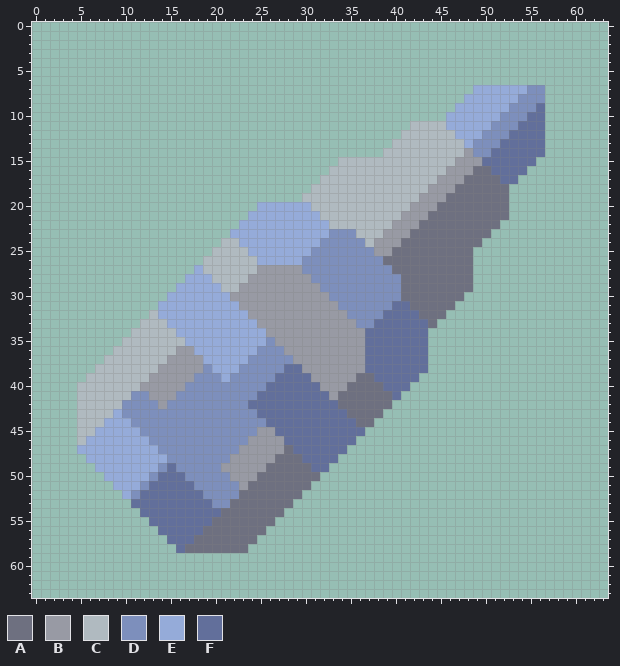
A pixel-art sprite gets an edit: assets/sprites/icons/icon-bullet-heavy-graphite.png. That is the earlier state.
The file is 64x64 pixels.
Palette (. is transparent): A #6e7080  B #989aa4  C #b0bac0  D #7d8fbc  E #95abd9  F #626f9b
Pixels before (only the part around the change), first column x 0:
 0 ................................................................
 1 ................................................................
 2 ................................................................
 3 ................................................................
 4 ................................................................
 5 ................................................................
 6 ................................................................
 7 .................................................EEEEEEDD.......
 8 ................................................EEEEEEDDD.......
 9 ...............................................EEEEEEDDDF.......
10 ..............................................EEEEEEDDDFF.......
11 ..........................................CCCCEEEEEDDDFFF.......
12 .........................................CCCCCCEEEDDDFFFF.......
13 ........................................CCCCCCCCEDDDFFFFF.......
14 .......................................CCCCCCCCCBDDFFFFFF.......
15 ..................................CCCCCCCCCCCCCBBBFFFFFF........
16 .................................CCCCCCCCCCCCCBBBAAFFFF.........
17 ................................CCCCCCCCCCCCCBBBAAAAFF..........
18 ...............................CCCCCCCCCCCCCBBBAAAAAA...........
19 ..............................CCCCCCCCCCCCCBBBAAAAAAA...........
20 .........................EEEEEECCCCCCCCCCCBBBAAAAAAAA...........
21 ........................EEEEEEEECCCCCCCCCBBBAAAAAAAAA...........
22 .......................EEEEEEEEEECCCCCCCBBBAAAAAAAAA............
23 ......................EEEEEEEEEEEDDDCCCBBBAAAAAAAAA.............
24 .....................CCEEEEEEEEEDDDDDCBBBAAAAAAAAA..............
25 ....................CCCCEEEEEEEDDDDDDDBBAAAAAAAAA...............
26 ...................CCCCCCEEEEEDDDDDDDDDAAAAAAAAAA...............
27 ..................ECCCCCCBBBBBDDDDDDDDDDAAAAAAAAA...............
28 .................EEECCCCBBBBBBBDDDDDDDDDDAAAAAAAA...............
29 ................EEEEECCBBBBBBBBBDDDDDDDDDAAAAAAAA...............
30 ...............EEEEEEEBBBBBBBBBBBDDDDDDDDAAAAAAA................
31 ..............EEEEEEEEEBBBBBBBBBBBDDDDDDFFAAAAA.................
32 .............CEEEEEEEEEEBBBBBBBBBBBDDDDFFFFAAA..................
33 ............CCCEEEEEEEEEEBBBBBBBBBBBDDFFFFFFA...................
34 ...........CCCCCEEEEEEEEEEBBBBBBBBBBBFFFFFFF....................
35 ..........CCCCCCCEEEEEEEEEDBBBBBBBBBBFFFFFFF....................
36 .........CCCCCCCBBEEEEEEEDDDBBBBBBBBBFFFFFFF....................
37 ........CCCCCCCBBBBEEEEEDDDDDBBBBBBBBFFFFFFF....................
38 .......CCCCCCCBBBBBDEEEDDDDDFFBBBBBBBFFFFFFF....................
39 ......CCCCCCCBBBBBDDDEDDDDDFFFFBBBBBAAFFFFF.....................
40 .....CCCCCCCBBBBBDDDDDDDDDFFFFFFBBBAAAAFFF......................
41 .....CCCCCCDDBBBDDDDDDDDDFFFFFFFFBAAAAAAF.......................
42 .....CCCCCDDDDBDDDDDDDDDFFFFFFFFFFAAAAAA........................
43 .....CCCCEDDDDDDDDDDDDDDDFFFFFFFFFFAAAA.........................
44 .....CCCEEEDDDDDDDDDDDDDDDFFFFFFFFFFAA..........................
45 .....CCEEEEEDDDDDDDDDDDDDBBFFFFFFFFFF...........................
46 .....CEEEEEEEDDDDDDDDDDDBBBBFFFFFFFF............................
47 .....EEEEEEEEEDDDDDDDDDBBBBBAFFFFFF.............................
48 ......EEEEEEEEEDDDDDDDBBBBBAAAFFFF..............................
49 .......EEEEEEEDFDDDDDBBBBBAAAAAFF...............................
50 ........EEEEEDFFFDDDDDBBBAAAAAAA................................
51 .........EEEDFFFFFDDDDDBAAAAAAA.................................
52 ..........EDFFFFFFFDDDDAAAAAAA..................................
53 ...........FFFFFFFFFDDAAAAAAA...................................
54 ............FFFFFFFFFAAAAAAA....................................
55 .............FFFFFFFAAAAAAA.....................................
56 ..............FFFFFAAAAAAA......................................
57 ...............FFFAAAAAAA.......................................
58 ................FAAAAAAA........................................
59 ................................................................
60 ................................................................
61 ................................................................
62 ................................................................
63 ................................................................
After the commit:
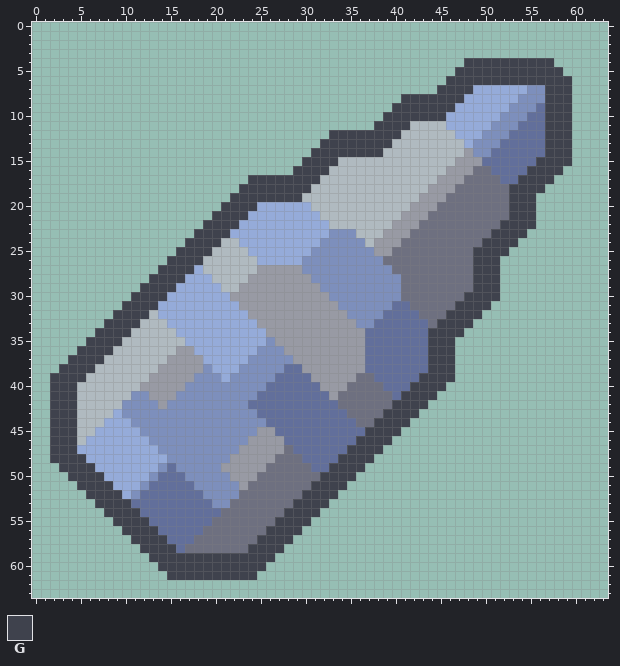
Colours new in this view: G #3f424d
Edits made:
y 4: x 48..57 .......... -> GGGGGGGGGG
y 5: x 47..58 ............ -> GGGGGGGGGGGG
y 6: x 46..59 .............. -> GGGGGGGGGGGGGG
y 7: x 45..48 .... -> GGGG; x 57..59 ... -> GGG
y 8: x 41..47 ....... -> GGGGGGG; x 57..59 ... -> GGG
y 9: x 40..46 ....... -> GGGGGGG; x 57..59 ... -> GGG
y 10: x 39..45 ....... -> GGGGGGG; x 57..59 ... -> GGG
y 11: x 38..41 .... -> GGGG; x 57..59 ... -> GGG
y 12: x 33..40 ........ -> GGGGGGGG; x 57..59 ... -> GGG
y 13: x 32..39 ........ -> GGGGGGGG; x 57..59 ... -> GGG
y 14: x 31..38 ........ -> GGGGGGGG; x 57..59 ... -> GGG
y 15: x 30..33 .... -> GGGG; x 56..59 .... -> GGGG
y 16: x 29..32 .... -> GGGG; x 55..58 .... -> GGGG
y 17: x 24..31 ........ -> GGGGGGGG; x 54..57 .... -> GGGG
y 18: x 23..30 ........ -> GGGGGGGG; x 53..56 .... -> GGGG
y 19: x 22..29 ........ -> GGGGGGGG; x 53..55 ... -> GGG
y 20: x 21..24 .... -> GGGG; x 53..55 ... -> GGG
y 21: x 20..23 .... -> GGGG; x 53..55 ... -> GGG
y 22: x 19..22 .... -> GGGG; x 52..55 .... -> GGGG
y 23: x 18..21 .... -> GGGG; x 51..54 .... -> GGGG
y 24: x 17..20 .... -> GGGG; x 50..53 .... -> GGGG
y 25: x 16..19 .... -> GGGG; x 49..52 .... -> GGGG
y 26: x 15..18 .... -> GGGG; x 49..51 ... -> GGG
y 27: x 14..17 .... -> GGGG; x 49..51 ... -> GGG
y 28: x 13..16 .... -> GGGG; x 49..51 ... -> GGG
y 29: x 12..15 .... -> GGGG; x 49..51 ... -> GGG
y 30: x 11..14 .... -> GGGG; x 48..51 .... -> GGGG
y 31: x 10..13 .... -> GGGG; x 47..50 .... -> GGGG
y 32: x 9..12 .... -> GGGG; x 46..49 .... -> GGGG
y 33: x 8..11 .... -> GGGG; x 45..48 .... -> GGGG
y 34: x 7..10 .... -> GGGG; x 44..47 .... -> GGGG
y 35: x 6..9 .... -> GGGG; x 44..46 ... -> GGG
y 36: x 5..8 .... -> GGGG; x 44..46 ... -> GGG
y 37: x 4..7 .... -> GGGG; x 44..46 ... -> GGG
y 38: x 3..6 .... -> GGGG; x 44..46 ... -> GGG
y 39: x 2..5 .... -> GGGG; x 43..46 .... -> GGGG
y 40: x 2..4 ... -> GGG; x 42..45 .... -> GGGG
y 41: x 2..4 ... -> GGG; x 41..44 .... -> GGGG
y 42: x 2..4 ... -> GGG; x 40..43 .... -> GGGG
y 43: x 2..4 ... -> GGG; x 39..42 .... -> GGGG
y 44: x 2..4 ... -> GGG; x 38..41 .... -> GGGG
y 45: x 2..4 ... -> GGG; x 37..40 .... -> GGGG
y 46: x 2..4 ... -> GGG; x 36..39 .... -> GGGG
y 47: x 2..4 ... -> GGG; x 35..38 .... -> GGGG
y 48: x 2..5 .... -> GGGG; x 34..37 .... -> GGGG
y 49: x 3..6 .... -> GGGG; x 33..36 .... -> GGGG
y 50: x 4..7 .... -> GGGG; x 32..35 .... -> GGGG
y 51: x 5..8 .... -> GGGG; x 31..34 .... -> GGGG
y 52: x 6..9 .... -> GGGG; x 30..33 .... -> GGGG
y 53: x 7..10 .... -> GGGG; x 29..32 .... -> GGGG
y 54: x 8..11 .... -> GGGG; x 28..31 .... -> GGGG
y 55: x 9..12 .... -> GGGG; x 27..30 .... -> GGGG
y 56: x 10..13 .... -> GGGG; x 26..29 .... -> GGGG
y 57: x 11..14 .... -> GGGG; x 25..28 .... -> GGGG
y 58: x 12..15 .... -> GGGG; x 24..27 .... -> GGGG
y 59: x 13..26 .............. -> GGGGGGGGGGGGGG
y 60: x 14..25 ............ -> GGGGGGGGGGGG
y 61: x 15..24 .......... -> GGGGGGGGGG
